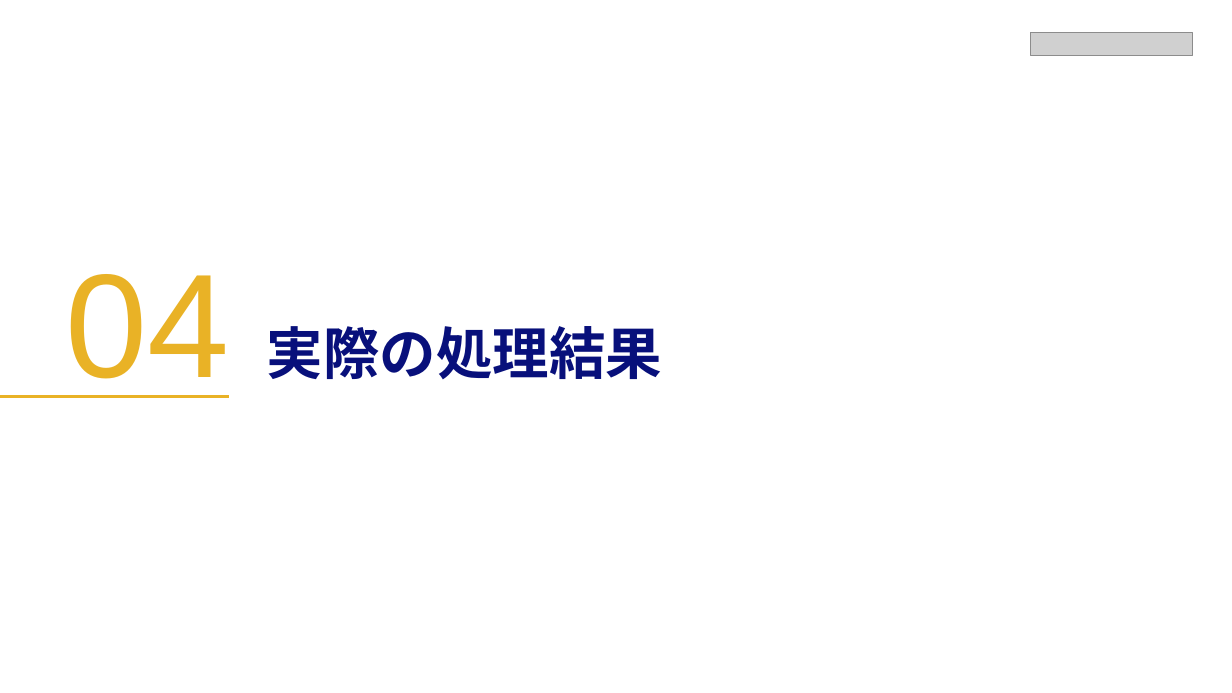
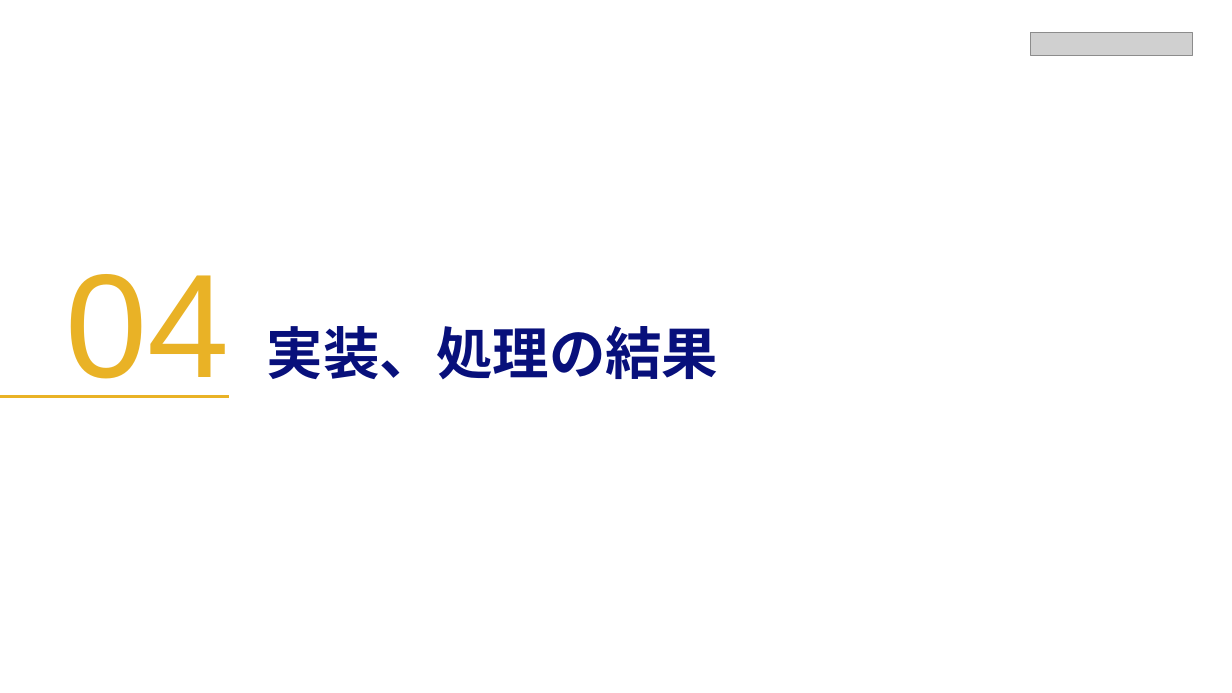
Before and after one commit to sunday-robot/DeepLerningKot, a slide deck: slide 15 of word2vecの紹介.pptx. Drawn at 1232x693 pixels with LibreOffice and Linux fonts; fonts in the diff are those of the drawing; grey boxes stand for pictures; background and template pictures are left out. Boxes give left, top, right and bottom in pixels: in the first picture for what was removed or moved away, otherwise in the second. Text is boxed around its words. In the diff, an @@ line names an element or a change of style, - is before the commit and + after.

```diff
--- a/word2vecの紹介.pptx
+++ b/word2vecの紹介.pptx
@@ text at (x1=267, y1=326, x2=719, y2=379): text changed @@
-実際の処理結果
+実装、処理の結果
```
Also in this commit, not shown: 6 other slides changed, 1 slide added, 7 other files.
